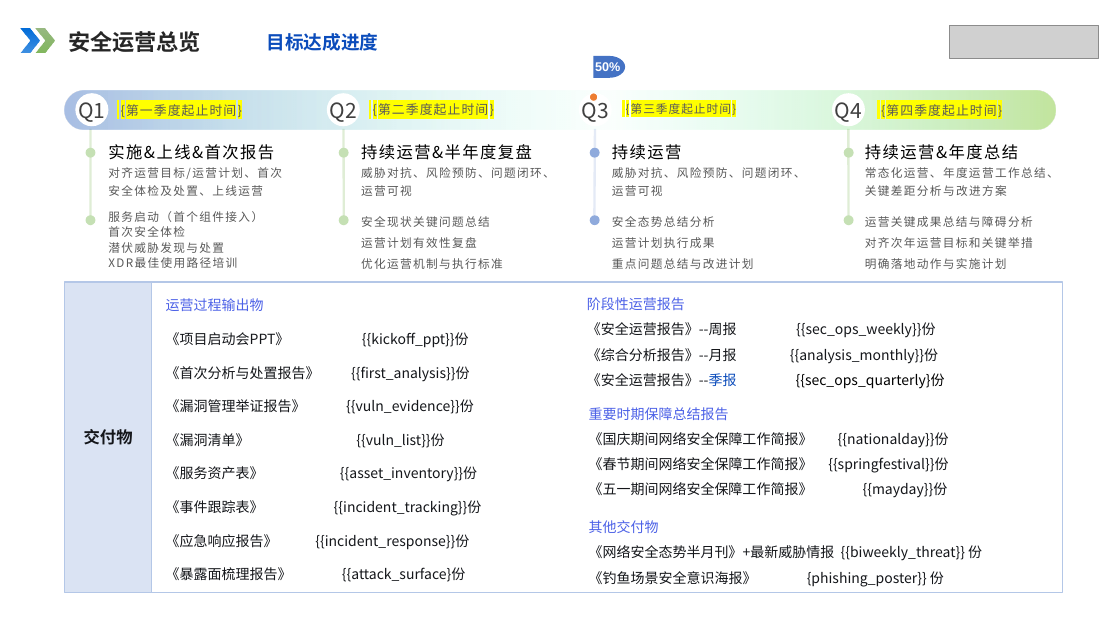
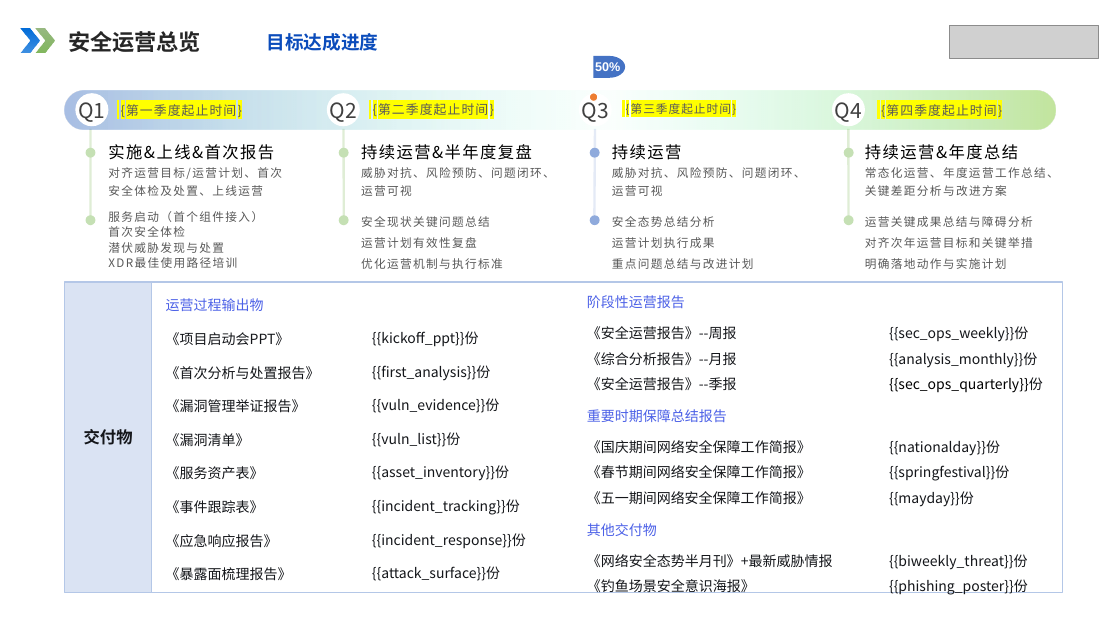
Before and after one commit to Xupai2022/report-generation, a slide deck: slide 7 of mss_ai_ppt_sample_assets/backend/data/templates/经典模板.pptx. Drawn at 1120x630 pixels with LibreOffice and Linux fonts; fonts in the diff are those of the drawing; grey boxes stand for pictures. Boxes give left, top, right and bottom in pixels: in the first picture for what was removed or moved away, otherwise in the second. Text is boxed around its words. In the diff, an @@ line names an element or a change of style, - is before the commit and + after.

```diff
--- a/mss_ai_ppt_sample_assets/backend/data/templates/经典模板.pptx
+++ b/mss_ai_ppt_sample_assets/backend/data/templates/经典模板.pptx
@@ text at <box>587,295,685,308</box>: line spacing 1.6 to 1.5; more space between paragraphs @@
@@ text at <box>587,326,833,593</box>: text changed @@
-《安全运营报告》--周报 {{sec_ops_weekly}}份
-《综合分析报告》--月报 {{analysis_monthly}}份
-《安全运营报告》--季报 {{sec_ops_quarterly}份
+《安全运营报告》--周报
+《综合分析报告》--月报
+《安全运营报告》--季报
+重要时期保障总结报告
+《国庆期间网络安全保障工作简报》
+《春节期间网络安全保障工作简报》
+《五一期间网络安全保障工作简报》
+其他交付物
+《网络安全态势半月刊》+最新威胁情报
+《钓鱼场景安全意识海报》
@@ text added at <box>889,326,1043,595</box>, 12 pt, text #14161A @@
+{{sec_ops_weekly}}份
+{{analysis_monthly}}份
+{{sec_ops_quarterly}}份
+{{nationalday}}份
+{{springfestival}}份
+{{mayday}}份
+{{biweekly_threat}}份
+{{phishing_poster}}份
@@ text at <box>166,332,320,581</box>: text changed @@
-《项目启动会PPT》 {{kickoff_ppt}}份
-《首次分析与处置报告》 {{first_analysis}}份
-《漏洞管理举证报告》 {{vuln_evidence}}份
-《漏洞清单》 {{vuln_list}}份
-《服务资产表》 {{asset_inventory}}份
-《事件跟踪表》 {{incident_tracking}}份
-《应急响应报告》 {{incident_response}}份
-《暴露面梳理报告》 {{attack_surface}份
+《项目启动会PPT》
+《首次分析与处置报告》
+《漏洞管理举证报告》
+《漏洞清单》
+《服务资产表》
+《事件跟踪表》
+《应急响应报告》
+《暴露面梳理报告》
@@ text added at <box>372,331,526,581</box>, 12 pt, text #14161A @@
+{{kickoff_ppt}}份
+{{first_analysis}}份
+{{vuln_evidence}}份
+{{vuln_list}}份
+{{asset_inventory}}份
+{{incident_tracking}}份
+{{incident_response}}份
+{{attack_surface}}份
@@ text removed at <box>589,407,949,498</box> @@
-重要时期保障总结报告
-《国庆期间网络安全保障工作简报》 {{nationalday}}份
-《春节期间网络安全保障工作简报》 {{springfestival}}份
-《五一期间网络安全保障工作简报》 {{mayday}}份
@@ text removed at <box>589,520,982,587</box> @@
-其他交付物
-《网络安全态势半月刊》+最新威胁情报 {{biweekly_threat}} 份
-《钓鱼场景安全意识海报》 {phishing_poster}} 份
```
Also in this commit, not shown: 6 other slides changed, 18 other files.
